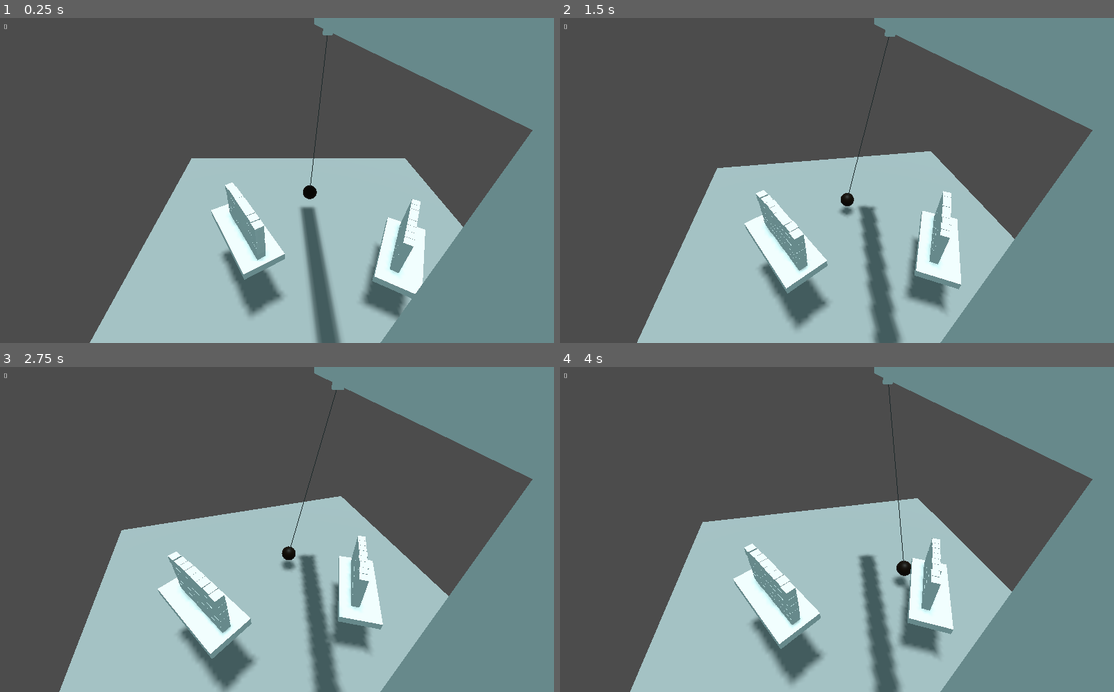
Above: before the commit, frames 1-4 (two rows, left to right).
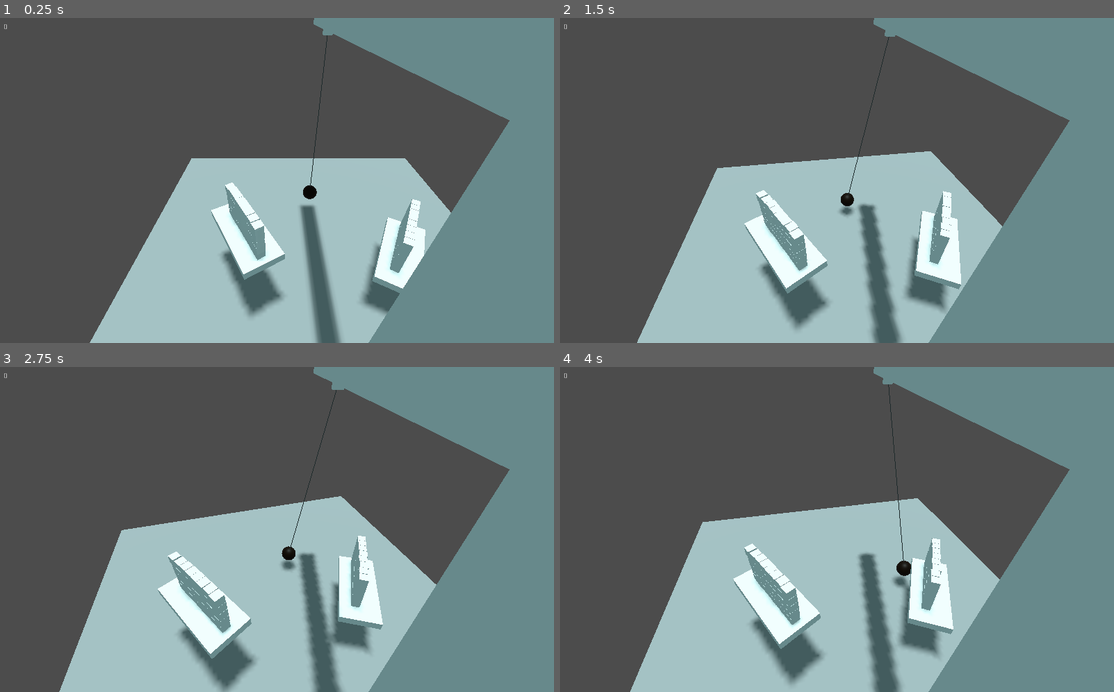
Above: after the commit, the same moments.

Repository: Aroweeri/Get-Rekt
Game: Godot game, scene res://level1.tscn
Same seed, same stepped clock (60 frames per second), same inputs: the game is played once before the commit and once after it.
Inputs (mouse positions are in pixels of both pictures, inside the frame that each line leads up to):
- Up to frame 1 (0.25 s): no input
- Up to frame 2 (1.5 s): move the mouse to (958, 164) at 0.52 s; press the mouse at (958, 164) at 0.53 s; hold E (rotate_right) 0.53-1.28 s; move the mouse to (726, 196) at 1.27 s; release the mouse at (726, 196) at 1.28 s; hold O (backward) from 1.28 s (still down); right-click (726, 196) at 1.35 s
- Up to frame 3 (2.75 s): move the mouse to (332, 458) at 2.02 s; release O (backward) at 2.03 s; press the mouse at (332, 458) at 2.03 s; hold E (rotate_right) from 2.03 s (still down)
- Up to frame 4 (4 s): move the mouse to (809, 594) at 2.77 s; release E (rotate_right) at 2.78 s; release the mouse at (809, 594) at 2.78 s; hold , (forward) 2.78-3.53 s; right-click (809, 594) at 2.85 s; move the mouse to (1003, 578) at 3.52 s; press the mouse at (1003, 578) at 3.53 s; hold A (rotate_left) from 3.53 s (still down)

The runs differ from the first frame. In frame 1, 2.5% of the frame differs, in the area x 54-97%, y 0-100%; in frame 2, 2.6%; in frame 3, 2.6%; in frame 4, 2.6%.

Commit message:
Fix incorrectly placed origins for crane parts.

Diff:
--- a/crane.tscn
+++ b/crane.tscn
@@ -39,27 +39,27 @@
 transform = Transform( -3.49164e-08, 0.601606, -0.798793, 2.62971e-08, 0.798793, 0.601606, 1, -5.32907e-15, -4.37114e-08, -0.952367, 12.7432, -2.2967 )
 
 [node name="crane_tower" type="StaticBody" parent="crane_origin"]
-transform = Transform( 1, 0, 0, 0, 1, 0, 0, 0, 1, 4.35254, 0, -5.67523 )
+transform = Transform( 1, 0, 0, 0, 1, 0, 0, 0, 1, 0.174745, 7.02889, 0.124573 )
 
 [node name="MeshInstance" type="MeshInstance" parent="crane_origin/crane_tower"]
-transform = Transform( 0.6, 0, 0, 0, 7.08, 0, 0, 0, 0.6, -4.36177, 7.02661, 5.81338 )
+transform = Transform( 0.6, 0, 0, 0, 7.08, 0, 0, 0, 0.6, 0, 0, 0 )
 mesh = SubResource( 1 )
 material/0 = null
 
 [node name="CollisionShape" type="CollisionShape" parent="crane_origin/crane_tower"]
-transform = Transform( 0.6, 0, 0, 0, 7.08, 0, 0, 0, 0.6, -4.36177, 7.02661, 5.81338 )
+transform = Transform( 0.6, 0, 0, 0, 7.08, 0, 0, 0, 0.6, 0, 0, 0 )
 shape = SubResource( 2 )
 
 [node name="crane_arm" type="StaticBody" parent="crane_origin"]
-transform = Transform( -4.37114e-08, -1, 0, 1, -4.37114e-08, 0, 0, 0, 1, 12.4717, 16.9935, -5.67523 )
+transform = Transform( -4.37114e-08, -1, 0, 1, -4.37114e-08, 0, 0, 0, 1, 5.61596, 12.6229, 0.135642 )
 
 [node name="MeshInstance" type="MeshInstance" parent="crane_origin/crane_arm"]
-transform = Transform( 0.6, 0, 0, 0, 7.08, 0, 0, 0, 0.6, -4.36177, 7.02661, 5.81338 )
+transform = Transform( 0.6, 0, 0, 0, 7.08, 0, 0, 0, 0.6, 0, 0, 0 )
 mesh = SubResource( 1 )
 material/0 = null
 
 [node name="CollisionShape" type="CollisionShape" parent="crane_origin/crane_arm"]
-transform = Transform( 0.6, 0, 0, 0, 7.08, 0, 0, 0, 0.6, -4.36177, 7.02661, 5.81338 )
+transform = Transform( 0.6, 0, 0, 0, 7.08, 0, 0, 0, 0.6, 0, 0, 0 )
 shape = SubResource( 3 )
 
 [node name="chain_anchor" type="StaticBody" parent="crane_origin"]
